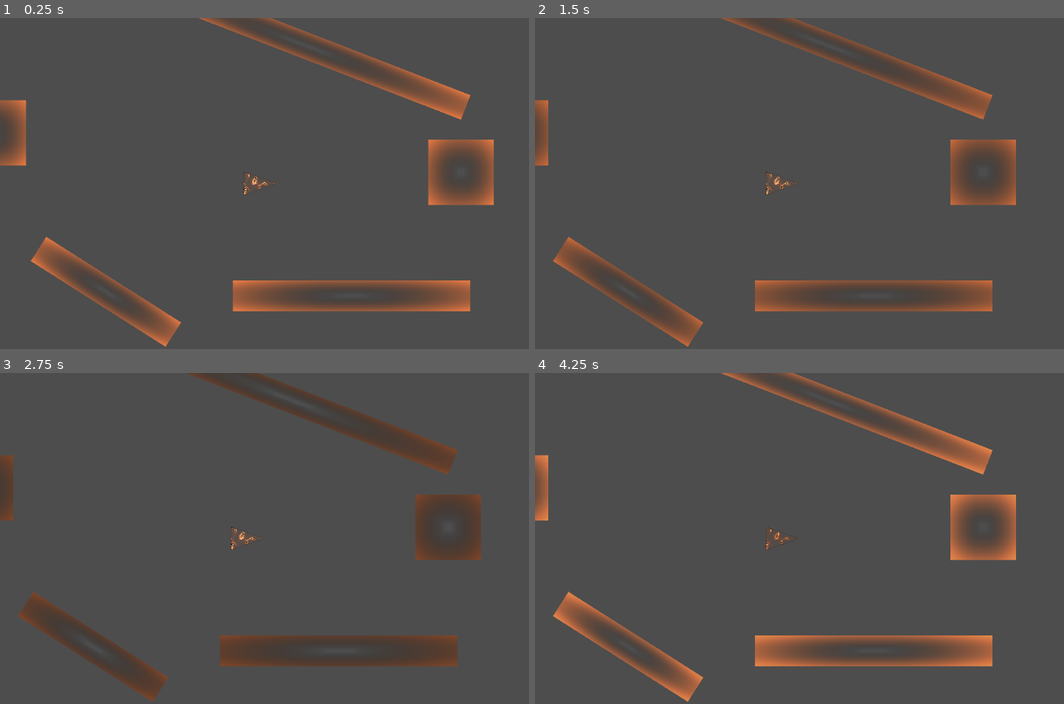
Above: before the commit, frames 1-4 (two rows, left to right).
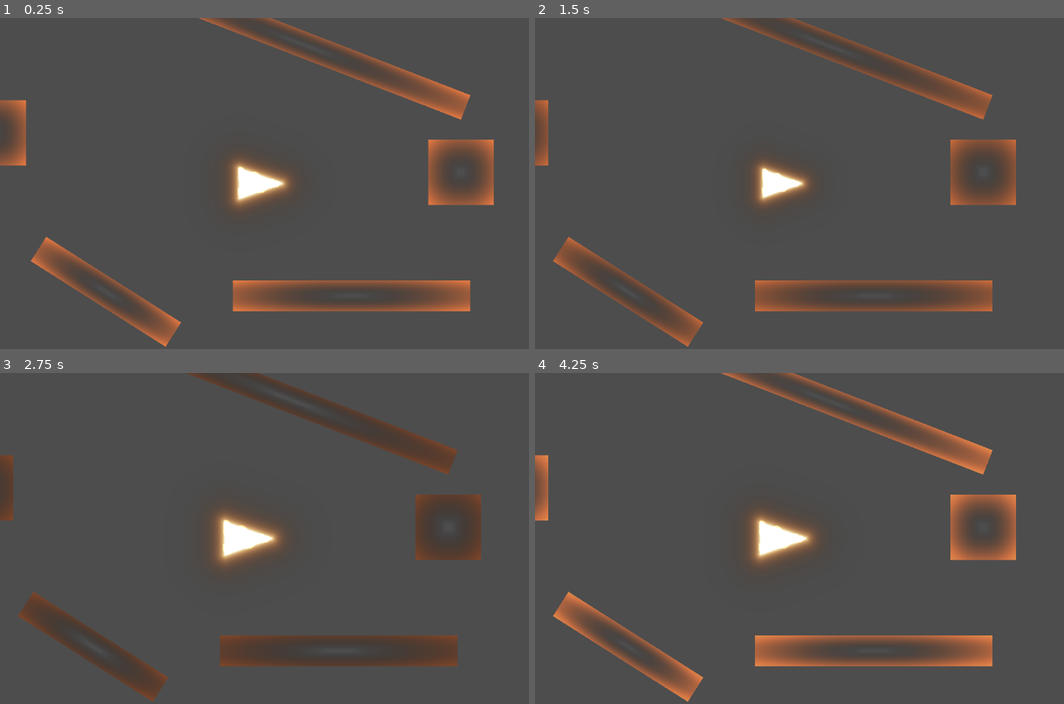
Above: after the commit, the same moments.

Repository: ianstranathan/shoo-tay-shoo-tay
Game: Godot game, scene res://main.tscn
Two runs of this game, one before a commit and one after it. Both use one fixed random seed, a clock stepped at 60 frames per second and the inputs below. The engine's default icon, where the game draws it, is replaced by a stand-in: a white triangle on a blue panel in a dark square.
Inputs:
- Up to frame 1 (0.25 s): no input
- Up to frame 2 (1.5 s): hold Space (SPACE) 0.53-1.28 s; tap Space (SPACE) at 1.35 s
- Up to frame 3 (2.75 s): hold Space (SPACE) from 2.03 s (still down)
- Up to frame 4 (4.25 s): release Space (SPACE) at 2.78 s; tap Space (SPACE) at 2.85 s; hold Space (SPACE) from 3.53 s (still down)

The runs differ from the first frame. In frame 1, 1.3% of the frame differs, in the area x 43-56%, y 42-58%; in frame 2, 1.1%; in frame 3, 1.6%, in the area x 40-54%, y 41-59%; in frame 4, 1.5%.
Error after the commit: Invalid access to property or key 'wrapping_bounds' on a base object of type 'Nil'. (res://main.gd:8)

Commit message:
overcharge + damage visual feedback in player shader

Diff:
--- /dev/null
+++ b/levels/level0.tscn
@@ -0,0 +1,27 @@
+[gd_scene load_steps=3 format=3 uid="uid://dj0ps4y0nxcjp"]
+
+[ext_resource type="Script" uid="uid://dh3eb0dp4nb87" path="res://levels/level.gd" id="1_4lkc1"]
+[ext_resource type="PackedScene" uid="uid://cj04j618yr5oc" path="res://wall/wall.tscn" id="2_7sc02"]
+
+[node name="Level" type="Node2D"]
+script = ExtResource("1_4lkc1")
+
+[node name="Wall" parent="." instance=ExtResource("2_7sc02")]
+position = Vector2(400, -22)
+
+[node name="Wall2" parent="." instance=ExtResource("2_7sc02")]
+position = Vector2(94, -271)
+rotation = 0.369476
+scale = Vector2(5.28, 0.399999)
+
+[node name="Wall3" parent="." instance=ExtResource("2_7sc02")]
+position = Vector2(-514, -99)
+
+[node name="Wall4" parent="." instance=ExtResource("2_7sc02")]
+position = Vector2(-294, 212)
+rotation = 0.566727
+scale = Vector2(-2.44, 0.44)
+
+[node name="Wall5" parent="." instance=ExtResource("2_7sc02")]
+position = Vector2(186, 220)
+scale = Vector2(3.63075, 0.466282)
--- a/main.gd
+++ b/main.gd
@@ -7,3 +7,8 @@
 func _ready() -> void:
 	the_shootay_manager.wrapping_bounds = level.wrapping_bounds
 	the_player.shootay_manager = the_shootay_manager
+
+	the_player.died.connect( game_over )
+
+func game_over():
+	pass
--- a/main.tscn
+++ b/main.tscn
@@ -1,41 +1,18 @@
-[gd_scene load_steps=8 format=3 uid="uid://cnjs673hgk6wm"]
+[gd_scene load_steps=7 format=3 uid="uid://cnjs673hgk6wm"]
 
-[ext_resource type="Script" uid="uid://dh3eb0dp4nb87" path="res://level.gd" id="1_0xm2m"]
 [ext_resource type="PackedScene" uid="uid://c2eah12q8mrq" path="res://player/player.tscn" id="1_ig7tw"]
 [ext_resource type="Script" uid="uid://bgodmmno8hffy" path="res://main.gd" id="1_lquwl"]
-[ext_resource type="PackedScene" uid="uid://cj04j618yr5oc" path="res://wall/wall.tscn" id="2_h2yge"]
+[ext_resource type="PackedScene" uid="uid://dj0ps4y0nxcjp" path="res://levels/level0.tscn" id="2_7mycd"]
 [ext_resource type="Script" uid="uid://dbx6y30r5vrjs" path="res://camera/cam.gd" id="4_1bvp3"]
 [ext_resource type="Script" uid="uid://cj5le4ngvuhl6" path="res://shootay_manager.gd" id="6_7mycd"]
 [ext_resource type="Script" uid="uid://c24o054px4d8u" path="res://vfx_container.gd" id="7_272bh"]
 
-[node name="Main" type="Node" node_paths=PackedStringArray("the_player", "level", "the_shootay_manager")]
+[node name="Main" type="Node" node_paths=PackedStringArray("the_player", "the_shootay_manager")]
 script = ExtResource("1_lquwl")
 the_player = NodePath("Player")
-level = NodePath("Level")
 the_shootay_manager = NodePath("ShootayManager")
 
-[node name="Level" type="Node2D" parent="."]
-script = ExtResource("1_0xm2m")
-
-[node name="Wall" parent="Level" instance=ExtResource("2_h2yge")]
-position = Vector2(400, -22)
-
-[node name="Wall2" parent="Level" instance=ExtResource("2_h2yge")]
-position = Vector2(94, -271)
-rotation = 0.369476
-scale = Vector2(5.28, 0.399999)
-
-[node name="Wall3" parent="Level" instance=ExtResource("2_h2yge")]
-position = Vector2(-514, -99)
-
-[node name="Wall4" parent="Level" instance=ExtResource("2_h2yge")]
-position = Vector2(-294, 212)
-rotation = 0.566727
-scale = Vector2(-2.44, 0.44)
-
-[node name="Wall5" parent="Level" instance=ExtResource("2_h2yge")]
-position = Vector2(186, 220)
-scale = Vector2(3.63075, 0.466282)
+[node name="Level" parent="." instance=ExtResource("2_7mycd")]
 
 [node name="Player" parent="." instance=ExtResource("1_ig7tw")]
 
--- a/player/player.gd
+++ b/player/player.gd
@@ -36,7 +36,9 @@
 	var _scale = shooting_line_scale * aiming_dir_len # [0, 3]
 	# --
 	# lerp(55.0, 0.0, aiming_dir_len)
-	aiming_sprite.position.x = lerp(55.0, 0.0, aiming_dir_len) + _scale * aiming_sprite_size.x/2.0
+	aiming_sprite.position.x = lerp(55.0, 0.0, aiming_dir_len) + (_scale * aiming_sprite_size.x/2.0
+																 + 0.05 * _player_tex_size.x * player_sprite.scale.x)
+
 	aiming_sprite.material.set_shader_parameter("_scale", aiming_dir_len)
 
 
--- a/player/player.gdshader
+++ b/player/player.gdshader
@@ -1,7 +1,12 @@
 shader_type canvas_item;
 
+uniform float dmg_scale: hint_range(0.0, 1.0, 0.25);
+uniform float t: hint_range(0.0, 1.0, 0.05);
+
 void vertex() {
-	// Called for every vertex the material is visible on.
+	float s = mix(1., 3., dmg_scale) * (sin( mix(4., 12., dmg_scale * dmg_scale) * TIME));
+	float m = mix(1., 5., dmg_scale) * (sin( mix(0., 12., t * t) * TIME));
+	VERTEX += vec2(sign(VERTEX.x), sign(VERTEX.y)) * (s + m) ;
 }
 float sdTriangleIsosceles( in vec2 p, in vec2 q )
 {
@@ -14,8 +19,7 @@
     return -sqrt(d.x)*sign(d.y);
 }
 
-const float tri_height = 0.9;
-uniform float t: hint_range(0.0, 1.0, 0.05);
+const float tri_height = 0.5;
 uniform vec4 src_col: source_color = vec4(0.4, 0.6, 0.8, 1.);
 uniform sampler2D cracked_tex: repeat_enable;
 
@@ -26,49 +30,54 @@
 	return mat2( vec2(cos(angle), -sin(angle)), vec2(sin(angle), cos(angle)));
 }
 
-uniform float dmg_scale: hint_range(0.0, 1.0, 0.25);
+
 void fragment() {
 	vec2 uv = 2. * UV - 1.;
 
-	vec4 cracked_src = texture(cracked_tex, 3. * dmg_scale * (UV - vec2(0.5)) + vec2(0.5));
 
-	// --
+	// -- shape sdf
 	uv = rot(PI / 2.0) * uv;
 	float _sdf = sdTriangleIsosceles( uv + vec2(0., 0.6 * tri_height), vec2(0.35 * tri_height, tri_height));
 	float shape_mask = (1. - smoothstep(0., 0.05, _sdf));
 
 
-	// -------------- glow
+	// -------------- overcharge glow
 	float dist = 1. / clamp(_sdf, 0.001, 1.);//mask = smoothstep(0.01, 0.04, mask);
-	float charging_alpha = pow((1. - _sdf), 4.0);
+	float charging_alpha = pow((1. - _sdf), 3.0);
 	dist *= 0.1;
 	dist = pow(dist, 0.8);
 	vec3 charging_col = dist * vec3(1.0, 0.5, 0.25);
 
 	charging_col = 1.0 - exp( -charging_col );
 
-	vec4 col = mix(vec4(charging_col, shape_mask), vec4(charging_col, charging_alpha), t);
-
 
 	// Cracked glowing stuff
-	float cracked_glow_dist = 1. / ((1. - cracked_src.x) + (0.2 * (sin( mix(2., 20., dmg_scale * dmg_scale)
-	* TIME))));
+	// scaling numbers are arbitrary, just playing around to see what looks ok
+	vec4 cracked_src = texture(cracked_tex, 4. * dmg_scale * (UV - vec2(0.5)) + vec2(0.5));
+
+	// 0.5 * (sin(x) + 1)
+	// float cracked_glow_variation = 0.5 * (0.5 * (sin(mix(4., 12., dmg_scale * dmg_scale) * TIME) + 1.0))
+	//float cracked_glow_dist = 1. / ((1. - cracked_src.x) + (0.5 * (abs(sin( mix(4., 12., dmg_scale * dmg_scale) * TIME)))));
+	float cracked_glow_dist = 1. / ((1. - cracked_src.x) + (0.8 * (0.5 * (sin(mix(4., 12., dmg_scale * dmg_scale) * TIME) + 1.0))));
 	cracked_glow_dist *= 0.1;
 	cracked_glow_dist = pow(cracked_glow_dist, 0.8);
 	vec3 cracked_col = cracked_glow_dist * charging_col_src;
 	cracked_col = 1.0 - exp( -cracked_col );
 
+	// just playing around until the cracked looks nice with the dmg_scale controller
+	float v = (1. - dmg_scale + 0.3); // col changing with dmg
+	vec4 cracked_out_col = (v * src_col * (1. - cracked_src.x)) +
+							3. * step(0.1, dmg_scale) * vec4(cracked_col, cracked_src.x);
+
 	//
+	vec4 c = mix(src_col, cracked_out_col, dmg_scale) * shape_mask;
+	c *= smoothstep(0.5, 1., c.w);
+	//float a = (1. - t) * smoothstep(0.3, 1., c.w);
 
-	float v = (1. - dmg_scale + 0.2); // col changing with dmg
-	vec4 cracked_out_col = (v * src_col * (1. - cracked_src.x)) + 2. * step(0.1, dmg_scale) * vec4(cracked_col, cracked_src.x);
+	// this is just trying to play with the time curve on the mixing
+	float _t = smoothstep(0., 1., t);
+	COLOR = c + vec4(mix(vec3(0.), charging_col, t), mix(c.w, charging_alpha * charging_alpha, _t));
 
-	//col.w -= cracked_out_col.w;
-	//col += cracked_out_col;
-	//COLOR = cracked_out_col;
-	vec4 c = mix(src_col, cracked_out_col, dmg_scale) * shape_mask;
-	COLOR = mix(c, vec4(charging_col, charging_alpha), t);
-	//COLOR = cracked_out_col;
 }
 
 //void light() {
--- a/player/player.tscn
+++ b/player/player.tscn
@@ -8,10 +8,10 @@
 
 [sub_resource type="ShaderMaterial" id="ShaderMaterial_yw30f"]
 shader = ExtResource("1_g1dw6")
-shader_parameter/t = 0.0
+shader_parameter/dmg_scale = 1.0
+shader_parameter/t = 1.0
 shader_parameter/src_col = Color(1, 0.6, 0.4, 1)
 shader_parameter/cracked_tex = ExtResource("3_qjkh3")
-shader_parameter/dmg_scale = 1.0
 
 [sub_resource type="ShaderMaterial" id="ShaderMaterial_qjkh3"]
 shader = ExtResource("4_yw30f")
@@ -31,6 +31,7 @@
 
 [node name="PlayerSprite" type="Sprite2D" parent="."]
 material = SubResource("ShaderMaterial_yw30f")
+scale = Vector2(2.5, 2.5)
 texture = ExtResource("1_rkbax")
 
 [node name="ShootayTimer" type="Timer" parent="."]
Renamed: level.gd -> levels/level.gd
Renamed: level.gd.uid -> levels/level.gd.uid
